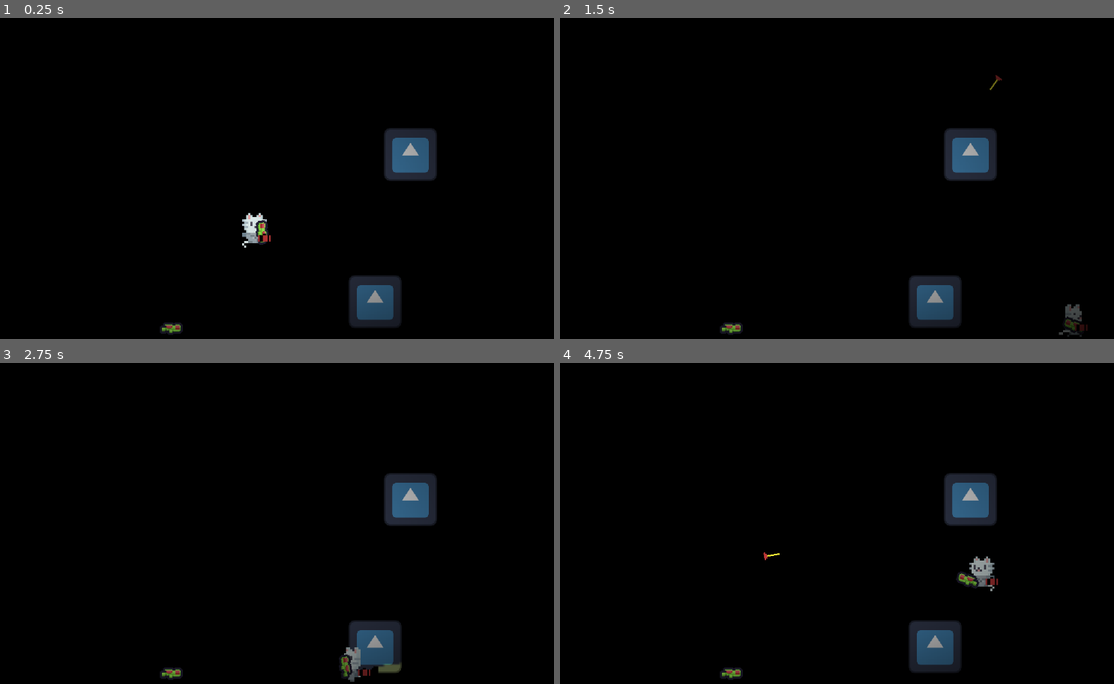
Above: before the commit, frames 1-4 (two rows, left to right).
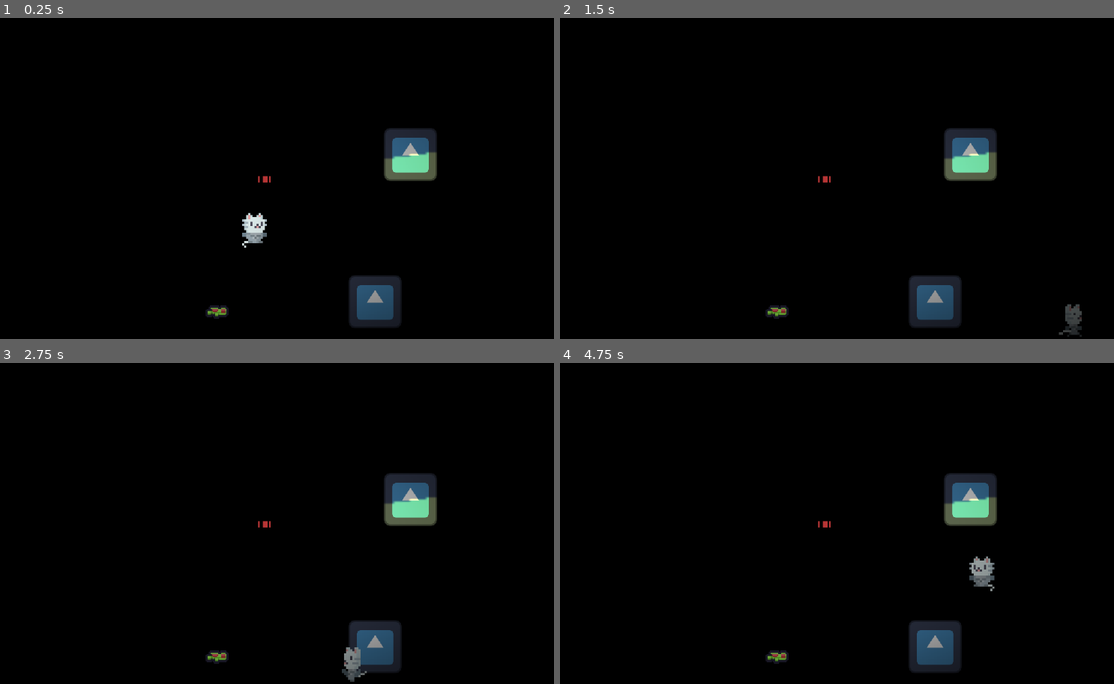
Above: after the commit, the same moments.

Repository: TLeTu/Jam02-Kitty-Night
Game: Godot game, scene res://Nodes/game.tscn
The game is run twice, just before and just after one commit, with the same random seed, the same clock (stepped at 60 frames per second) and the same inputs. The engine's default icon, where the game draws it, is replaced by a stand-in: a white triangle on a blue panel in a dark square.
Inputs (mouse positions are in pixels of both pictures, inside the frame that each line leads up to):
- Up to frame 1 (0.25 s): no input
- Up to frame 2 (1.5 s): move the mouse to (947, 152) at 0.52 s; hold D (MoveRight) from 0.53 s (still down); tap F (Drop) at 0.6 s; tap Space (Jump) at 0.77 s; click (947, 152) at 0.8 s; move the mouse to (692, 188) at 1.27 s; click (692, 188) at 1.35 s
- Up to frame 3 (2.75 s): tap Space (Jump) at 1.52 s; tap F (Drop) at 1.55, 2.1 s; move the mouse to (315, 443) at 2.02 s; release D (MoveRight) at 2.03 s; hold A (MoveLeft) from 2.03 s (still down); click (315, 443) at 2.3 s
- Up to frame 4 (4.75 s): move the mouse to (787, 584) at 2.77 s; release A (MoveLeft) at 2.78 s; hold D (MoveRight) 2.78-4.28 s; click (787, 584) at 2.85 s; tap Space (Jump) at 3.02, 3.77, 4.52 s; tap F (Drop) at 3.05, 3.6, 4.55 s; move the mouse to (992, 565) at 3.52 s; click (992, 565) at 3.8 s; tap R (Reload, bound only after the commit) at 4.15 s; move the mouse to (637, 465) at 4.27 s; hold A (MoveLeft) from 4.28 s (still down); click (637, 465) at 4.35 s

The runs differ from the first frame. In frame 1, 1.2% of the frame differs, in the area x 28-79%, y 41-99%; in frame 2, 1.2%; in frame 3, 1.4%; in frame 4, 1.3%.

Commit message:
Gun pick up mechanic

Diff:
--- a/Nodes/game.tscn
+++ b/Nodes/game.tscn
@@ -6,7 +6,6 @@
 [ext_resource type="PackedScene" uid="uid://ld67y88nc70g" path="res://Nodes/vent_monster.tscn" id="4_65h8a"]
 [ext_resource type="PackedScene" uid="uid://fe4nciqkjdv1" path="res://Nodes/flash_light.tscn" id="5_y4ngv"]
 [ext_resource type="Texture2D" uid="uid://vgn16yrbwnii" path="res://Sprites/black.png" id="6_0txx3"]
-[ext_resource type="PackedScene" uid="uid://cgs8fomjtofol" path="res://Nodes/gun_pickup.tscn" id="7_jlykt"]
 
 [sub_resource type="WorldBoundaryShape2D" id="WorldBoundaryShape2D_cduvv"]
 
@@ -24,19 +23,18 @@
 
 [node name="Game" type="Node2D"]
 
+[node name="Gun" parent="." node_paths=PackedStringArray("_player", "_objectHolder") instance=ExtResource("2_lo0um")]
+position = Vector2(-21, 68)
+scale = Vector2(0.501955, 0.52257)
+_player = NodePath("../Player")
+_objectHolder = NodePath("../Objects")
+
 [node name="Camera2D" type="Camera2D" parent="."]
 zoom = Vector2(4, 4)
 
 [node name="Player" parent="." node_paths=PackedStringArray("_gun") instance=ExtResource("1_ax0se")]
 scale = Vector2(1.00391, 1.04514)
-_gun = NodePath("Gun")
-
-[node name="Gun" parent="Player" instance=ExtResource("2_lo0um")]
-position = Vector2(4, 4)
-
-[node name="FlashLight" parent="Player" instance=ExtResource("5_y4ngv")]
-position = Vector2(6.97274, 3.82724)
-scale = Vector2(0.996105, 0.95681)
+_gun = NodePath("../Gun")
 
 [node name="WorldBoundary" type="Node" parent="."]
 
@@ -79,7 +77,6 @@
 
 [node name="DirectionalLight2D" type="DirectionalLight2D" parent="."]
 position = Vector2(7, 4)
-scale = Vector2(1, 1)
 blend_mode = 1
 
 [node name="PointLight2D" type="PointLight2D" parent="."]
@@ -87,5 +84,8 @@
 scale = Vector2(6.96875, 2.85938)
 texture = SubResource("GradientTexture2D_lytcl")
 
-[node name="gun_pickup" parent="." instance=ExtResource("7_jlykt")]
-position = Vector2(-40, 76)
+[node name="FlashLight" parent="." instance=ExtResource("5_y4ngv")]
+position = Vector2(7, 4)
+scale = Vector2(1, 1)
+
+[node name="Objects" type="Node" parent="."]
--- a/Nodes/gun.tscn
+++ b/Nodes/gun.tscn
@@ -1,9 +1,15 @@
-[gd_scene load_steps=3 format=3 uid="uid://cikrdb857r4yb"]
+[gd_scene load_steps=7 format=3 uid="uid://cikrdb857r4yb"]
 
 [ext_resource type="Texture2D" uid="uid://dw6u4ptm6pal1" path="res://Sprites/28.png" id="1_sx6m6"]
 [ext_resource type="Script" path="res://_Scripts/Unit/Gun.gd" id="1_vr5t7"]
+[ext_resource type="Script" path="res://_Scripts/StateMachine/StateMachine.gd" id="3_ag54c"]
+[ext_resource type="Script" path="res://_Scripts/StateMachine/Object/Grounded.gd" id="4_u8hbl"]
+[ext_resource type="Script" path="res://_Scripts/StateMachine/Object/PickedUp.gd" id="5_pq23v"]
 
-[node name="Gun" type="Node2D"]
+[sub_resource type="RectangleShape2D" id="RectangleShape2D_0w6sr"]
+size = Vector2(24, 16)
+
+[node name="Gun" type="Area2D"]
 scale = Vector2(0.5, 0.5)
 script = ExtResource("1_vr5t7")
 _bulletSpeed = 200.0
@@ -14,3 +20,20 @@
 
 [node name="Marker2D" type="Marker2D" parent="."]
 position = Vector2(22, -2)
+
+[node name="CollisionShape2D" type="CollisionShape2D" parent="."]
+position = Vector2(6, -2)
+shape = SubResource("RectangleShape2D_0w6sr")
+
+[node name="StateMachine" type="Node" parent="." node_paths=PackedStringArray("_initialState")]
+script = ExtResource("3_ag54c")
+_initialState = NodePath("Grounded")
+
+[node name="Grounded" type="Node" parent="StateMachine"]
+script = ExtResource("4_u8hbl")
+
+[node name="PickedUp" type="Node" parent="StateMachine"]
+script = ExtResource("5_pq23v")
+
+[connection signal="body_entered" from="." to="." method="_on_body_entered"]
+[connection signal="body_exited" from="." to="." method="_on_body_exited"]
--- a/Nodes/gun_pickup.tscn
+++ b/Nodes/gun_pickup.tscn
@@ -1,14 +1,35 @@
-[gd_scene load_steps=4 format=3 uid="uid://cgs8fomjtofol"]
+[gd_scene load_steps=4 format=3 uid="uid://bt1wcfhg5fd5o"]
 
-[ext_resource type="Script" path="res://_Scripts/Unit/GunPickup.gd" id="1_oyhl4"]
 [ext_resource type="Texture2D" uid="uid://dw6u4ptm6pal1" path="res://Sprites/28.png" id="1_w0d0g"]
+
+[sub_resource type="GDScript" id="GDScript_u44sl"]
+script/source = "extends Area2D
+
+var _playerIn = false
+var _player
+
+func _process(delta: float) -> void:
+	if Input.is_action_just_pressed(\"Pickup\") and _playerIn and _player != null:
+		if _player._is_holding_item():
+			print(\"yes\")
+		else:
+			print(\"no\")
+
+func _on_body_entered(body: Node2D) -> void:
+	_playerIn = true
+	_player = body
+
+func _on_body_exited(body: Node2D) -> void:
+	_playerIn = false
+	_player = null
+"
 
 [sub_resource type="RectangleShape2D" id="RectangleShape2D_ejyf3"]
 size = Vector2(12, 6.5)
 
 [node name="gun_pickup" type="Area2D"]
 collision_layer = 2
-script = ExtResource("1_oyhl4")
+script = SubResource("GDScript_u44sl")
 
 [node name="Sprite2D" type="Sprite2D" parent="."]
 scale = Vector2(0.5, 0.5)
--- /dev/null
+++ b/_Scripts/StateMachine/Object/Grounded.gd
@@ -0,0 +1,11 @@
+extends State
+class_name Grounded
+
+# Called when the node enters the scene tree for the first time.
+func _ready() -> void:
+	pass # Replace with function body.
+
+
+# Called every frame. 'delta' is the elapsed time since the previous frame.
+func _process(delta: float) -> void:
+	pass
--- /dev/null
+++ b/_Scripts/StateMachine/Object/PickedUp.gd
@@ -0,0 +1,12 @@
+extends State
+class_name PickedUp
+
+
+# Called when the node enters the scene tree for the first time.
+func _ready() -> void:
+	pass # Replace with function body.
+
+
+# Called every frame. 'delta' is the elapsed time since the previous frame.
+func _process(delta: float) -> void:
+	pass
--- a/_Scripts/Unit/Gun.gd
+++ b/_Scripts/Unit/Gun.gd
@@ -3,38 +3,72 @@
 const _bullet = preload("res://Nodes/bullet.tscn")
 
 @onready var _marker: Marker2D = $Marker2D
+@onready var _stateMachine: Node = $StateMachine
+@onready var _collision: CollisionShape2D = $CollisionShape2D
 @export var _bulletNum: int = 1
 @export var _bulletSpeed: float = 100
+@export var _player: CharacterBody2D
+@export var _objectHolder: Node
+
+var _currentState: State
+var _playerIn = false
 # Called when the node enters the scene tree for the first time.
 func _ready() -> void:
 	pass
 
 # Called every frame. 'delta' is the elapsed time since the previous frame.
 func _process(delta: float) -> void:
-	look_at(get_global_mouse_position())
-	rotation_degrees = wrap(rotation_degrees, 0, 360)
-	if rotation_degrees > 90 and rotation_degrees < 270:
-		scale.y = -0.5
-	else:
-		scale.y = 0.5
-
-	if Input.is_action_just_pressed("Shoot") and _bulletNum > 0:
-		var bullet_instance = _bullet.instantiate()
-		var launch_vector = _calculate_launch_velocity()
-		get_tree().root.add_child(bullet_instance)
-		bullet_instance.global_position = _marker.global_position
-		bullet_instance.rotation = rotation
-		bullet_instance.launch(launch_vector)
-		_bulletNum -= 1
+	_currentState = _stateMachine._get_current_state()
+	if _currentState.get_name() == "Grounded" and _playerIn:
+		if Input.is_action_just_pressed("Pickup"):
+			_pick_up()
+	if _currentState.get_name() == "PickedUp":
+		look_at(get_global_mouse_position())
+		rotation_degrees = wrap(rotation_degrees, 0, 360)
+		if rotation_degrees > 90 and rotation_degrees < 270:
+			scale.y = -0.5
+		else:
+			scale.y = 0.5
+		if Input.is_action_just_pressed("Drop"):
+			_drop()
+		if Input.is_action_just_pressed("Shoot") and _bulletNum > 0:
+			var bullet_instance = _bullet.instantiate()
+			var launch_vector = _calculate_launch_velocity()
+			get_tree().root.add_child(bullet_instance)
+			bullet_instance.global_position = _marker.global_position
+			bullet_instance.rotation = rotation
+			bullet_instance.launch(launch_vector)
+			_bulletNum -= 1
 
 func _calculate_launch_velocity() -> Vector2:
 	# Calculate direction vector from marker to mouse
 	var direction = (get_global_mouse_position() - _marker.global_position).normalized()
 	return direction * _bulletSpeed
 
+func _pick_up():
+	_currentState._transitioned.emit(_currentState, "PickedUp")
+	_collision.disabled = true
+	get_parent().remove_child(self)
+	_player.add_child(self)
+	position = Vector2(4, 4)
+	_player._isHoldingGun = true
+
+func _drop():
+	_currentState._transitioned.emit(_currentState, "Grounded")
+	_collision.disabled = false
+	get_parent().remove_child(self)
+	_objectHolder.add_child(self)
+	position = _player.position
+	_player._isHoldingGun = false
 
 func _add_bullet(num: int):
 	_bulletNum += num
 
 func _get_bullet():
 	return _bulletNum
+
+func _on_body_entered(body: Node2D) -> void:
+	_playerIn = true
+
+func _on_body_exited(body: Node2D) -> void:
+	_playerIn = false
--- a/_Scripts/Unit/GunPickup.gd
+++ /dev/null
@@ -1,19 +0,0 @@
-extends Area2D
-
-var _playerIn = false
-var _player
-
-func _process(delta: float) -> void:
-	if Input.is_action_just_pressed("Pickup") and _playerIn and _player != null:
-		if _player._is_holding_item():
-			print("yes")
-		else:
-			print("no")
-
-func _on_body_entered(body: Node2D) -> void:
-	_playerIn = true
-	_player = body
-
-func _on_body_exited(body: Node2D) -> void:
-	_playerIn = false
-	_player = null
--- a/_Scripts/Unit/Player.gd
+++ b/_Scripts/Unit/Player.gd
@@ -4,12 +4,9 @@
 @export var _runSpeed : float = 130
 @export var _maxJumpVelocity : float  = -300
 @export var _gun: Node2D
-var _isHoldingItem
+var _isHoldingGun = false
 
 func _ready() -> void:
-	_isHoldingItem = false
-	if not _gun:
-		get_node("Gun")
 	if not _animation:
 		get_node("AnimatedSprite2D")
 
@@ -35,10 +32,12 @@
 func FlipModel(direction):
 	if direction > 0:
 		_animation.flip_h = false
-		_gun.position.x = 4
+		if _isHoldingGun:
+			_gun.position.x = 4
 	elif direction < 0:
 		_animation.flip_h = true
-		_gun.position.x = -4
+		if _isHoldingGun:
+			_gun.position.x = -4
 
 func Jump():
 	if Input.is_action_pressed("Jump") and is_on_floor():
@@ -50,5 +49,5 @@
 		_animation.play("Falling")
 		velocity += get_gravity() * delta
 
-func _is_holding_item():
-	return _isHoldingItem
+func _is_holding_gun():
+	return _isHoldingGun
--- a/_Scripts/Unit/Station.gd
+++ b/_Scripts/Unit/Station.gd
@@ -4,14 +4,17 @@
 var _gun
 
 func _process(delta: float) -> void:
-	if _playerIn and _gun._get_bullet() == 0 and Input.is_action_just_pressed("Reload"):
-		_gun._add_bullet(1)
+	if _playerIn and Input.is_action_just_pressed("Reload") and _gun != null:
+		if _gun._get_bullet() == 0:
+			_gun._add_bullet(1)
 
 func _on_body_entered(body) -> void:
 	_playerIn = true
-	_gun = body.get_node("Gun")
+	if body._isHoldingGun:
+		_gun = body.get_node("Gun")
 
 
 func _on_body_exited(body) -> void:
 	_playerIn = false
-	_gun = null
+	if _gun != null:
+		_gun = null
--- a/project.godot
+++ b/project.godot
@@ -39,7 +39,7 @@
 }
 Reload={
 "deadzone": 0.5,
-"events": [Object(InputEventKey,"resource_local_to_scene":fa …(140 unchanged characters)… d":false,"keycode":0,"physical_keycode":70,"key_label":0,"unicode":102,"location":0,"echo":false,"script":null)
+"events": [Object(InputEventKey,"resource_local_to_scene":fa …(140 unchanged characters)… d":false,"keycode":0,"physical_keycode":82,"key_label":0,"unicode":114,"location":0,"echo":false,"script":null)
 ]
 }
 Pickup={
Not shown: 1 places in Nodes/game.tscn that only renumber resources
